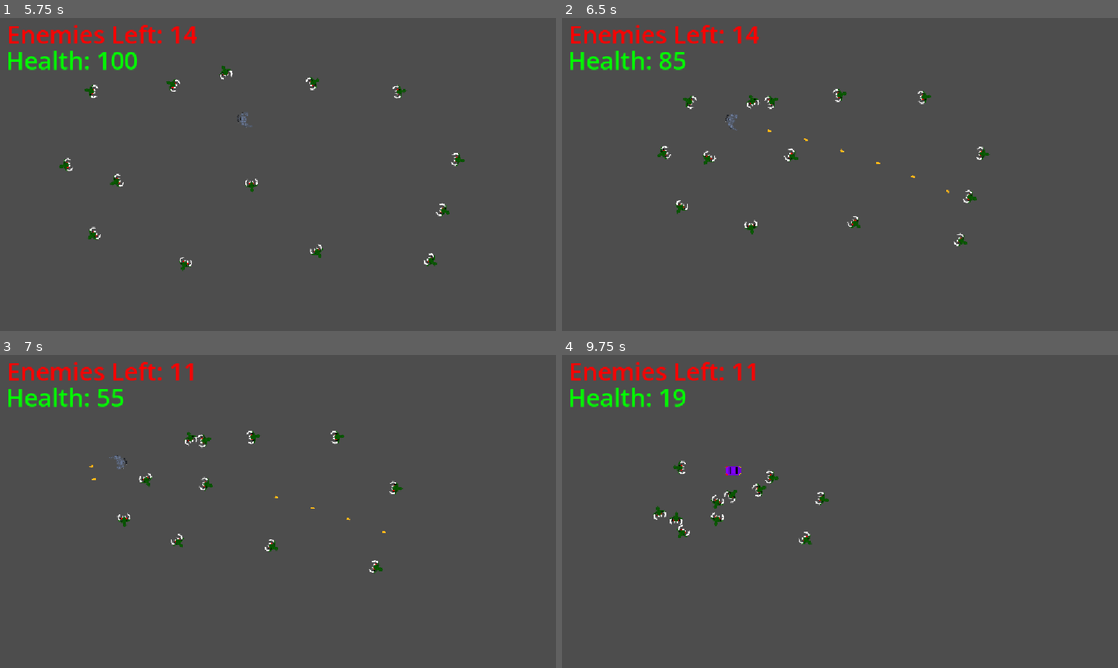
Above: before the commit, frames 1-4 (two rows, left to right).
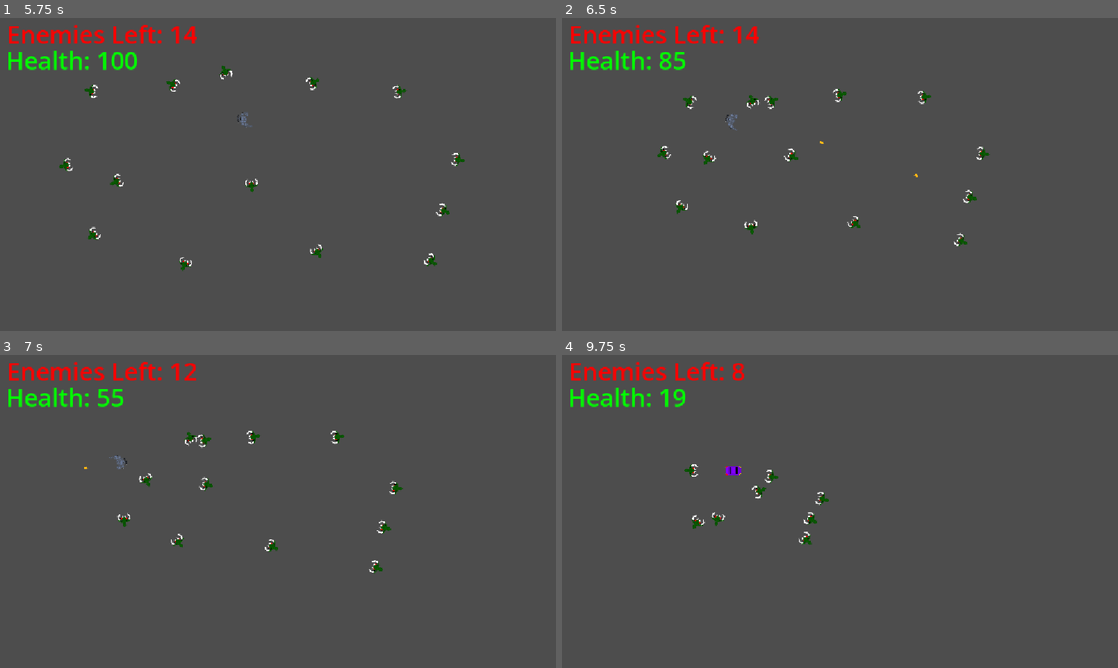
Above: after the commit, the same moments.

Repository: ultimateichor/Heat-Streak
Game: Godot game, scene res://UI/Screens/MainMenu/Main Menu.tscn
Same seed, same stepped clock (60 frames per second), same inputs: the game is played once before the commit and once after it.
Inputs (mouse positions are in pixels of both pictures, inside the frame that each line leads up to):
- Up to frame 1 (5.75 s): click "Start" at 0.5 s; click "Continue" at 1.25 s; move the mouse to (400, 158) at 2.02 s; hold D (Right) 2.03-2.78 s; tap 1 (Car) at 2.1, 2.85, 3.8, 4.55 s; move the mouse to (166, 190) at 2.77 s; hold S (Down) 2.78-3.53 s; move the mouse to (333, 105) at 3.52 s; hold D (Right) 3.53-4.28 s; tap 2 (Helicopter) at 3.6 s; move the mouse to (250, 237) at 4.27 s; hold W (Up) 4.28-5 s; tap 4 (Jet) at 4.35 s; click "Retry" at 5 s
- Up to frame 2 (6.5 s): move the mouse to (1006, 221) at 5.77 s; press the mouse at (1006, 221) at 5.78 s; hold A (Left) from 5.78 s (still down); tap 1 (Car) at 6.05 s
- Up to frame 3 (7 s): keep holding A (Left); move the mouse to (111, 464) at 6.52 s; release the mouse at (111, 464) at 6.53 s; right-click (111, 464) at 6.6 s; tap 1 (Car) at 6.8 s
- Up to frame 4 (9.75 s): move the mouse to (867, 511) at 7.27 s; release A (Left) at 7.28 s; hold S (Down) 7.28-8.03 s; tap 3 (Tank) at 7.35 s; tap 1 (Car) at 7.55, 8.3, 8.85, 9.6 s; move the mouse to (756, 433) at 8.02 s; hold D (Right) 8.03-8.78 s; tap Shift (Transform) at 8.1 s; move the mouse to (962, 495) at 8.77 s; hold W (Up) 8.78-9.53 s; move the mouse to (728, 527) at 9.52 s; hold D (Right) from 9.53 s (still down)

Frame 1 is identical in both runs. In frame 2, less than 0.1% of the frame differs, in the area x 37-70%, y 35-56%; in frame 3, 0.1%; in frame 4, 0.7%, in the area x 16-46%, y 2-59%.

Commit message:
New primary

Diff:
--- a/Player/Player.tscn
+++ b/Player/Player.tscn
@@ -47,18 +47,27 @@
 [node name="CarLoadout" type="Node2D" parent="Loadouts" unique_id=584800298]
 
 [node name="Primary" parent="Loadouts/CarLoadout" unique_id=1133059679 instance=ExtResource("3_tok1r")]
+range = 0.75
+fire_rate = 0.35
+damage = 20
+bullet_speed = 700.0
 
 [node name="Secondary" parent="Loadouts/CarLoadout" unique_id=1385816102 instance=ExtResource("5_8g4oa")]
+range = 0.35
 
 [node name="HeliLoadout" type="Node2D" parent="Loadouts" unique_id=737173580]
 
 [node name="Primary" parent="Loadouts/HeliLoadout" unique_id=768453231 instance=ExtResource("3_tok1r")]
+range = 0.65
+bullet_speed = 800.0
 
 [node name="Secondary" parent="Loadouts/HeliLoadout" unique_id=789182644 instance=ExtResource("3_tok1r")]
-fire_rate = 0.45
+range = 5.0
+fire_rate = 3.0
 damage = 45
 bullet_speed = 1000.0
 automatic = false
+type = true
 
 [connection signal="timeout" from="RotationTimer" to="." method="_on_rotation_timer_timeout"]
 [connection signal="area_entered" from="Area2D" to="." method="_on_area_2d_area_entered"]
--- a/Player/Vehicles/Car.tscn
+++ b/Player/Vehicles/Car.tscn
@@ -5,7 +5,7 @@
 [ext_resource type="PackedScene" uid="uid://ctjxhfrs5am37" path="res://Player/Weapons/base_weapon.tscn" id="3_larho"]
 
 [sub_resource type="RectangleShape2D" id="RectangleShape2D_af25e"]
-size = Vector2(58, 80)
+size = Vector2(70, 80)
 
 [sub_resource type="RectangleShape2D" id="RectangleShape2D_rxocv"]
 size = Vector2(28, 93)
@@ -30,7 +30,6 @@
 [node name="Area2D" type="Area2D" parent="." unique_id=235330107 groups=["Player"]]
 
 [node name="CollisionShape2D" type="CollisionShape2D" parent="Area2D" unique_id=510006997]
-position = Vector2(-6, 0)
 shape = SubResource("RectangleShape2D_af25e")
 
 [node name="DamageTimer" type="Timer" parent="." unique_id=2050933388]
@@ -47,7 +46,11 @@
 [node name="Area2D2" type="Area2D" parent="." unique_id=1814946588 groups=["Melee"]]
 
 [node name="CollisionShape2D" type="CollisionShape2D" parent="Area2D2" unique_id=1157892519 groups=["Melee", "Player"]]
-position = Vector2(37, 0.5)
+position = Vector2(49, 0.5)
+shape = SubResource("RectangleShape2D_rxocv")
+
+[node name="CollisionShape2D2" type="CollisionShape2D" parent="Area2D2" unique_id=1390916472 groups=["Melee", "Player"]]
+position = Vector2(-49, 0.5)
 shape = SubResource("RectangleShape2D_rxocv")
 
 [connection signal="timeout" from="RotationTimer" to="." method="_on_rotation_timer_timeout"]
--- a/Player/Vehicles/car.gd
+++ b/Player/Vehicles/car.gd
@@ -21,7 +21,10 @@
 	var nose = Vector2.from_angle(rotation)
 
 	if throttle != 0:
-		velocity += nose * throttle * acceleration * delta
+		if throttle > 0:
+			velocity += nose * throttle * acceleration * delta
+		if throttle < 0:
+			velocity += nose * throttle * (acceleration/2) * delta
 	else:
 		velocity = velocity.move_toward(Vector2.ZERO, friction * delta)
 	velocity = velocity.limit_length(SPEED)
--- a/Player/Weapons/base_weapon.gd
+++ b/Player/Weapons/base_weapon.gd
@@ -2,10 +2,12 @@
 extends Node2D
 
 @export var bullet_scene: PackedScene
+@export var range: float = 1
 @export var fire_rate := 0.1       # seconds between shots
 @export var damage := 10
 @export var bullet_speed := 900.0
 @export var automatic := true
+@export var type = false
 
 var cooldown := 0.0
 
@@ -40,4 +42,6 @@
 	bullet.rotation = angle
 	bullet.velocity = Vector2.from_angle(angle) * bullet_speed
 	bullet.damage = damage
+	bullet.lifetime = range
+	bullet.piercing = type
 	return bullet
--- a/Player/Weapons/bullet.gd
+++ b/Player/Weapons/bullet.gd
@@ -2,6 +2,7 @@
 
 @export var damage := 10
 @export var lifetime := 10.0
+@export var piercing = false
 
 
 var velocity = Vector2.ZERO
@@ -20,8 +21,9 @@
 	if area.is_in_group("Enemy"):
 		if area.get_parent().enemyHealth > 0:
 			area.get_parent()._enemy_take_damage(damage)
-			queue_free()
+			if piercing == false:
+				queue_free()
 
 func _on_body_entered(body: Node2D) -> void:
-	if !body.is_in_group("Enemy") and !body.is_in_group("Player"):
+	if !body.is_in_group("Enemy") and !body.is_in_group("Player") and piercing == false:
 		queue_free()
--- a/Player/Weapons/shotgun.gd
+++ b/Player/Weapons/shotgun.gd
@@ -2,7 +2,7 @@
 @export var pellets := 6
 @export var spread_degrees := 30.0
 @export var speed_variation := 0.15
-@export var pellet_lifetime := 0.35
+
 
 func _fire() -> void:
 	for i in pellets:
@@ -11,4 +11,4 @@
 		var offset := deg_to_rad(even + randf_range(-3.0, 3.0))
 		var bullet = _spawn_bullet(global_rotation + offset)
 
-		bullet.lifetime = pellet_lifetime
+		bullet.lifetime = range
